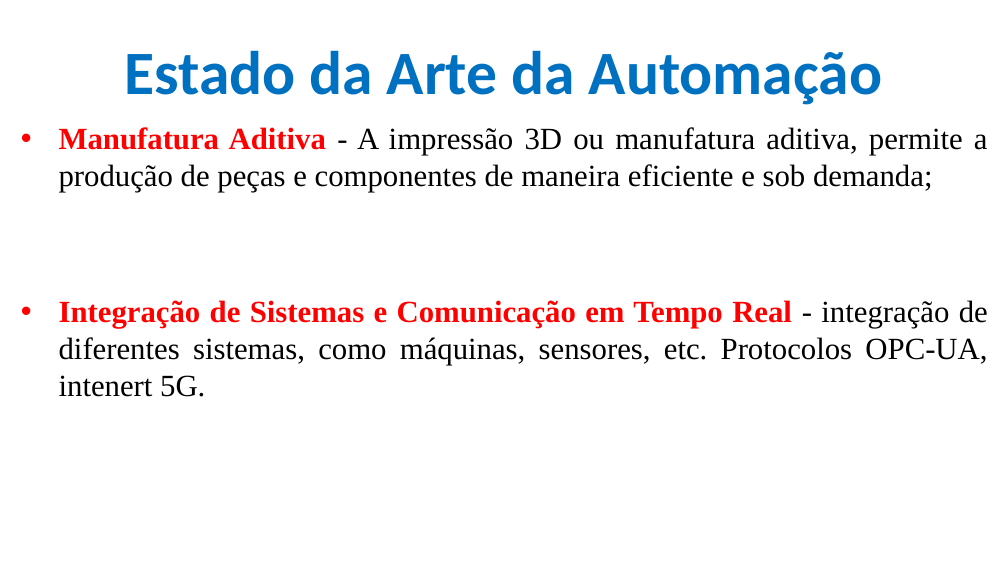
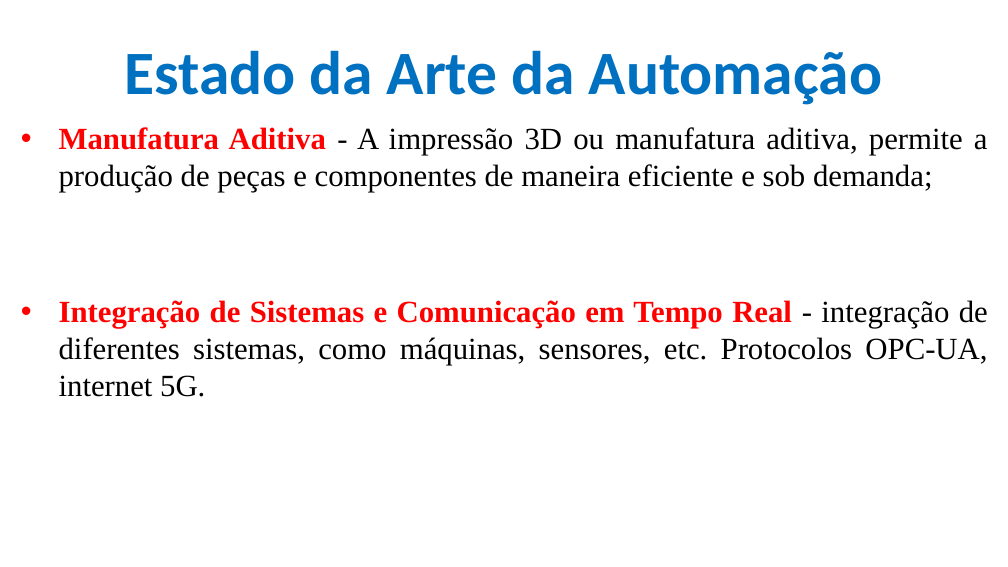
Before and after one commit to CloudEducationBrazil/WydenUniRuyControladoresLogicosProgCLP, a slide deck: slide 10 of 01 Classes/Aula1 - CLP - Fundamentos Automação Industrial.pptx. Drawn at 1008x567 pixels with LibreOffice and Linux fonts; fonts in the diff are those of the drawing; background and template pictures are left out. Boxes give left, top, right and bottom in pixels: in the first picture for what was removed or moved away, otherwise in the second. Text is boxed around its words. In the diff, an @@ line names an element or a change of style, - is before the commit and + after.

```diff
--- a/01 Classes/Aula1 - CLP - Fundamentos Automação Industrial.pptx
+++ b/01 Classes/Aula1 - CLP - Fundamentos Automação Industrial.pptx
@@ text at <box>59,300,988,397</box>: text changed @@
-• Integração de Sistemas e Comunicação em Tempo Real - integração de diferentes sistemas, como máquinas, sensores, etc. Protocolos OPC-UA, intenert 5G.
+• Integração de Sistemas e Comunicação em Tempo Real - integração de diferentes sistemas, como máquinas, sensores, etc. Protocolos OPC-UA, internet 5G.
```
Also in this commit, not shown: 1 other slide changed.
